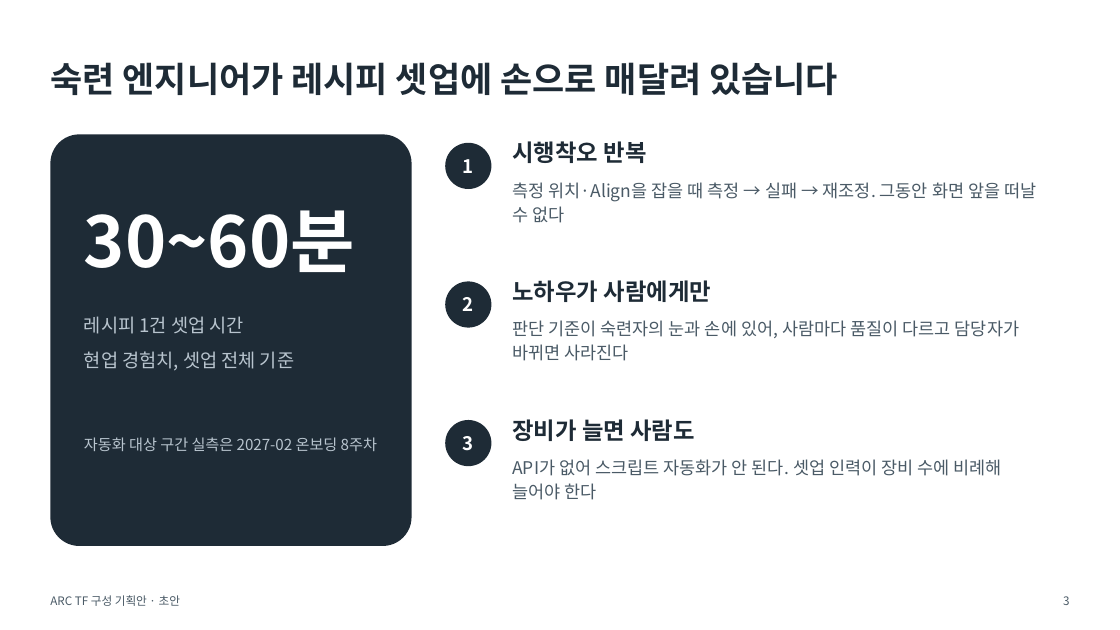
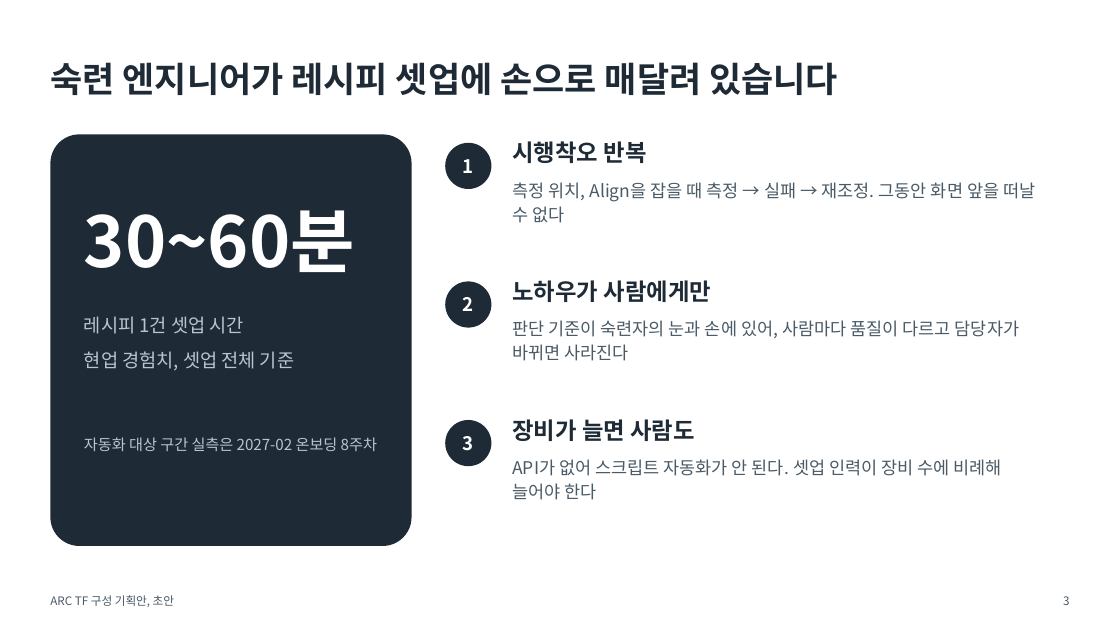
Before and after one commit to DarrenKoi/pm_notes, a slide deck: slide 3 of my-task/arc-tf/deliverables/arc-tf-proposal.pptx. Drawn at 1120x630 pixels with LibreOffice and Linux fonts; fonts in the diff are those of the drawing. Boxes give left, top, right and bottom in pixels: in the first picture for what was removed or moved away, otherwise in the second. Text is boxed around its words. In the diff, an @@ line names an element or a change of style, - is before the commit and + after.

```diff
--- a/my-task/arc-tf/deliverables/arc-tf-proposal.pptx
+++ b/my-task/arc-tf/deliverables/arc-tf-proposal.pptx
@@ text at <box>512,182,1035,223</box>: text changed @@
-측정 위치·Align을 잡을 때 측정 → 실패 → 재조정. 그동안 화면 앞을 떠날 수 없다
+측정 위치, Align을 잡을 때 측정 → 실패 → 재조정. 그동안 화면 앞을 떠날 수 없다
@@ text at <box>50,595,174,607</box>: text changed @@
-ARC TF 구성 기획안 · 초안
+ARC TF 구성 기획안, 초안
```
Also in this commit, not shown: 9 other slides changed, 28 other files.
